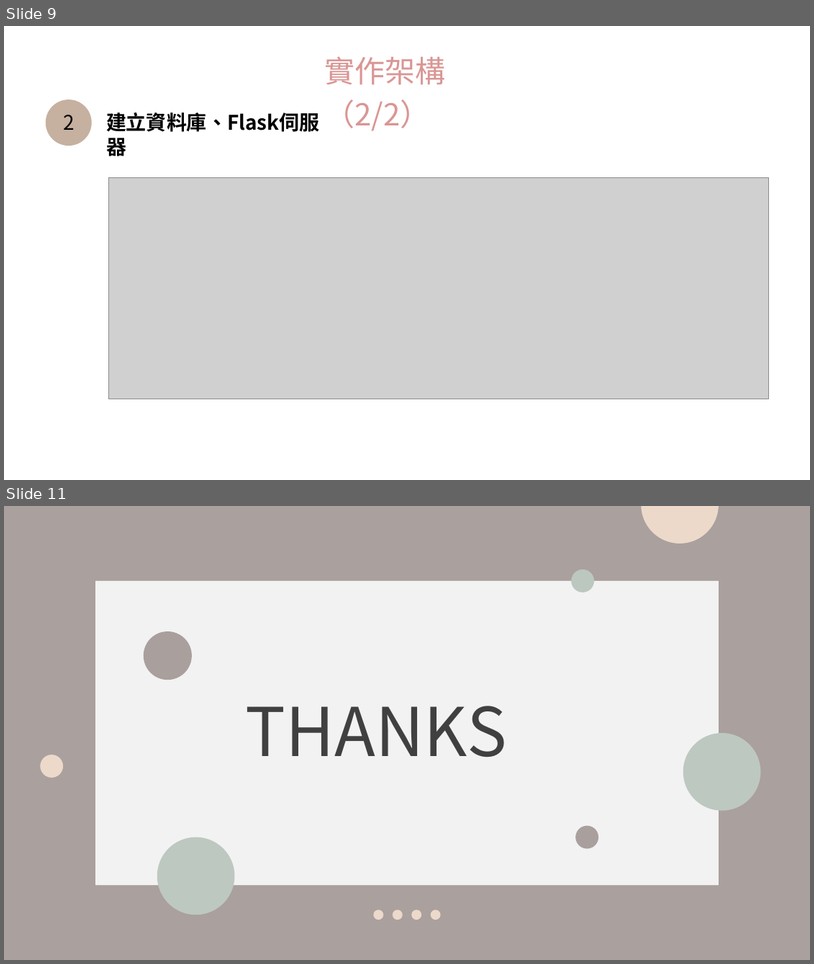
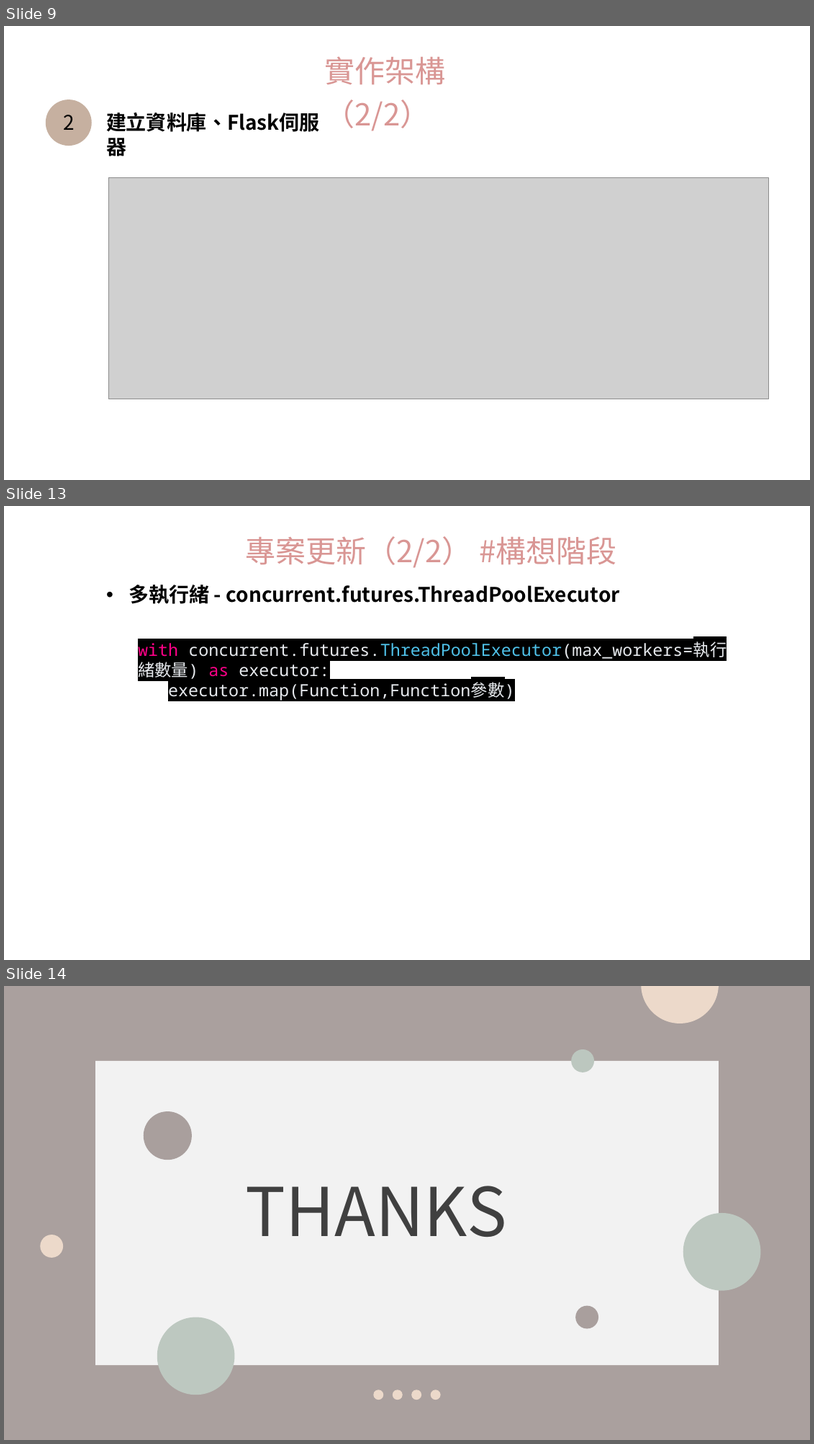
Before and after one commit to cluglin/myfirst, a slide deck: 程式實作.pptx. Shown one above the other, each under a label of ours: slides 9 and 11 before the commit, slides 9, 13 and 14 after it; the slides between them are not shown. The pictures are 814x964 and 814x1444 pixels, drawn with LibreOffice and Linux fonts; fonts in the diff are those of the drawing; grey boxes stand for pictures. Boxes give left, top, right and bottom in pixels: in the first picture for what was removed or moved away, otherwise in the second. Text is boxed around its words. In the diff, an @@ line names an element or a change of style, - is before the commit and + after.

```diff
--- a/程式實作.pptx
+++ b/程式實作.pptx
@@ slide 13 added at (x1=4, y1=506, x2=810, y2=960), background #FFFFFF @@
@@ text added at (x1=246, y1=536, x2=617, y2=568), 36 pt, text #D99694 @@
+專案更新（2/2） #構想階段
@@ text added at (x1=129, y1=584, x2=620, y2=604), 24 pt, text #000000, bold @@
+• 多執行緒 - concurrent.futures.ThreadPoolExecutor
@@ text added at (x1=138, y1=641, x2=727, y2=700), 20 pt, text #E6E9ED @@
+with concurrent.futures.ThreadPoolExecutor(max_workers=執行緒數量) as executor:
+executor.map(Function,Function參數)
@@ what was slide 11 is now slide 14 @@
```
Also in this commit, not shown: 2 slides changed, 2 other slides added, 2 other files.
